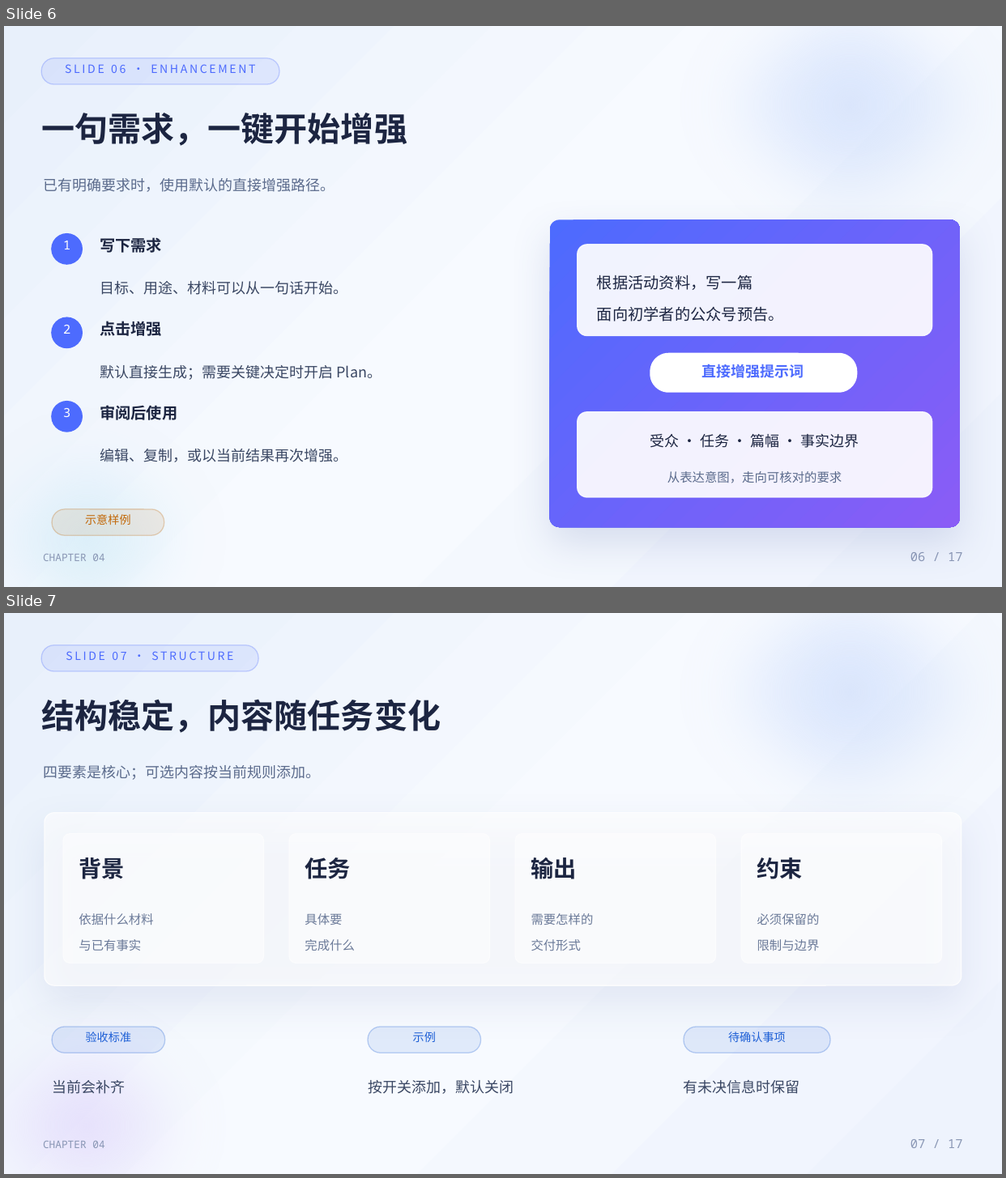
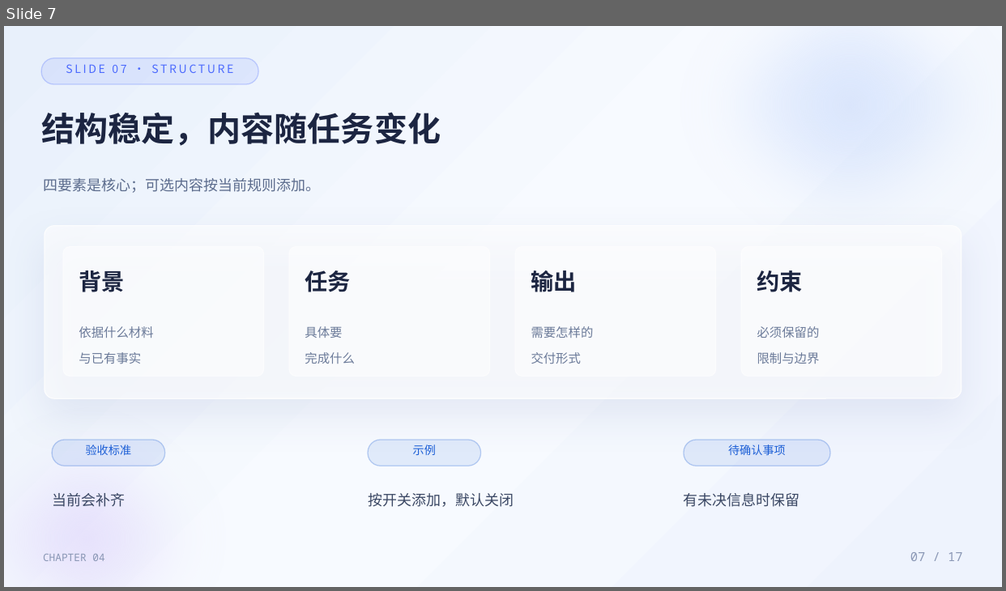
Before and after one commit to QingNiao0x/prompt-optimizer-platform, a slide deck: docs/presentations/2026-10-04/glassmorphism/Prompt-Optimizer-用户介绍.pptx. Shown one above the other, each under a label of ours: slides 6 and 7 before the commit, slide 7 after it. The pictures are 1006x1178 and 1006x591 pixels, drawn with LibreOffice and Linux fonts; fonts in the diff are those of the drawing. Boxes give left, top, right and bottom in pixels: in the first picture for what was removed or moved away, otherwise in the second. Text is boxed around its words. In the diff, an @@ line names an element or a change of style, - is before the commit and + after.

Commit message:
更新用户介绍材料，增强内容与视觉规范
- 修改了用户介绍材料的核对日期，更新为2026-10-05，并调整了建议讲解时长。
- 增加了对用户提供素材的详细说明，明确了各页的示意样例标注，确保内容不误导为客户成果。
- 新增了母版设计规范文档，详细描述了视觉元素、字体和色彩使用。
- 更新了多个页面的内容，确保信息准确性与一致性，特别是在任务整理与用户痛点的表达上。
- 新增了多个示意样例的截图，提升了材料的可视化效果与用户理解。
- 更新了字体的使用情况，确保所有文本均为可编辑对象，保持设计的一致性与可读性。

此更新旨在提升用户体验，确保材料的准确性与专业性。

```diff
--- a/docs/presentations/2026-10-04/glassmorphism/Prompt-Optimizer-用户介绍.pptx
+++ b/docs/presentations/2026-10-04/glassmorphism/Prompt-Optimizer-用户介绍.pptx
@@ slide 6 removed at <box>4,26,1002,587</box>, background gradient #E8F0FB to #F7FAFF to #EEF3FD @@
@@ ellipse removed at <box>641,26,1002,284</box> @@
@@ rounded rectangle removed at <box>41,58,279,84</box> @@
@@ text removed at <box>65,64,255,73</box> @@
-SLIDE 06 · ENHANCEMENT
@@ text removed at <box>41,113,407,146</box> @@
-一句需求，一键开始增强
@@ text removed at <box>44,178,335,192</box> @@
-已有明确要求时，使用默认的直接增强路径。
@@ rounded rectangle removed at <box>550,220,960,527</box> @@
@@ ellipse removed at <box>51,233,83,265</box> @@
@@ text removed at <box>63,241,70,250</box> @@
-1
@@ text removed at <box>100,237,162,253</box> @@
-写下需求
@@ rounded rectangle removed at <box>577,245,932,336</box> @@
@@ text removed at <box>100,281,347,295</box> @@
-目标、用途、材料可以从一句话开始。
@@ text removed at <box>597,275,784,322</box> @@
-根据活动资料，写一篇
-面向初学者的公众号预告。
@@ ellipse removed at <box>51,318,83,348</box> @@
@@ text removed at <box>63,325,70,334</box> @@
-2
@@ text removed at <box>100,321,162,336</box> @@
-点击增强
@@ text removed at <box>100,365,382,380</box> @@
-默认直接生成；需要关键决定时开启 Plan。
@@ rounded rectangle removed at <box>650,353,858,393</box> @@
@@ text removed at <box>702,365,804,378</box> @@
-直接增强提示词
@@ ellipse removed at <box>4,374,266,587</box> @@
@@ ellipse removed at <box>51,401,83,433</box> @@
@@ text removed at <box>63,408,70,417</box> @@
-3
@@ text removed at <box>100,405,177,420</box> @@
-审阅后使用
@@ rounded rectangle removed at <box>577,412,932,497</box> @@
@@ text removed at <box>650,434,859,448</box> @@
-受众 · 任务 · 篇幅 · 事实边界
@@ text removed at <box>100,449,347,463</box> @@
-编辑、复制，或以当前结果再次增强。
@@ text removed at <box>667,472,842,484</box> @@
-从表达意图，走向可核对的要求
@@ rounded rectangle removed at <box>52,510,164,535</box> @@
@@ text removed at <box>85,514,131,525</box> @@
-示意样例
@@ text removed at <box>43,554,104,561</box> @@
-CHAPTER 04
@@ text removed at <box>910,552,962,561</box> @@
-06 / 17
```
Also in this commit, not shown: 9 slides changed, 2 slides added, 1 other slide removed, 39 other files.
